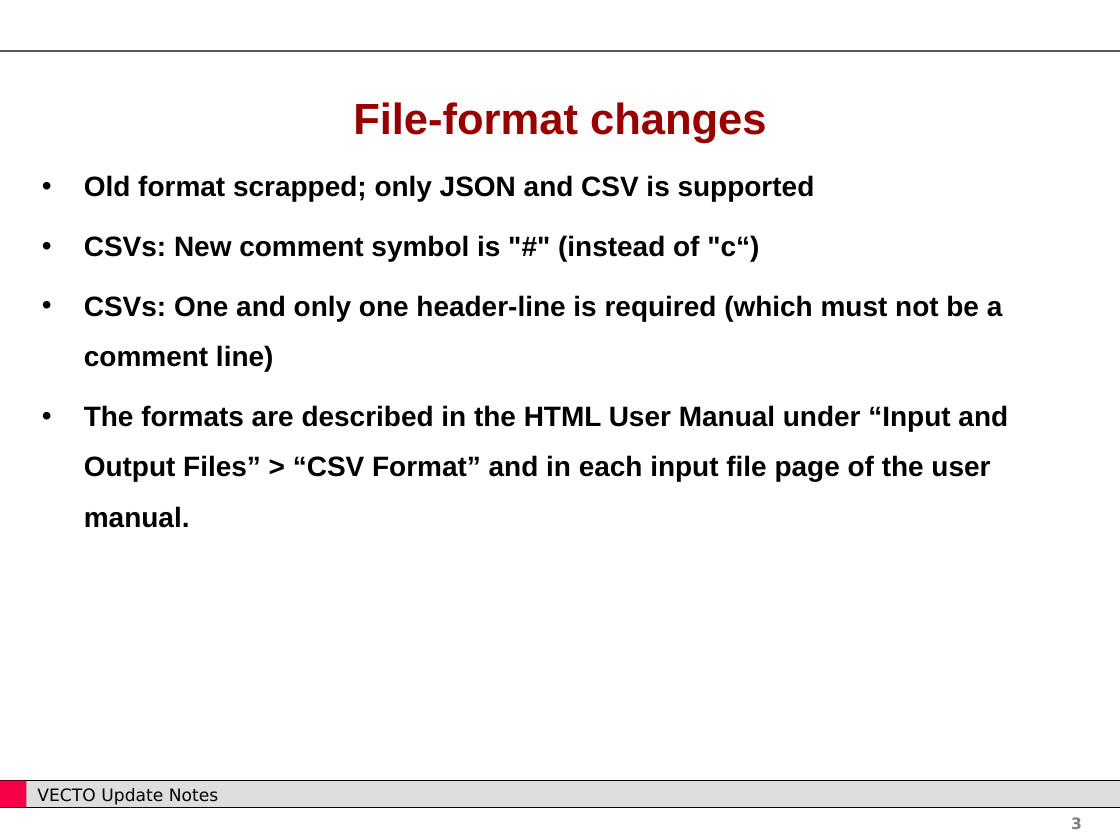
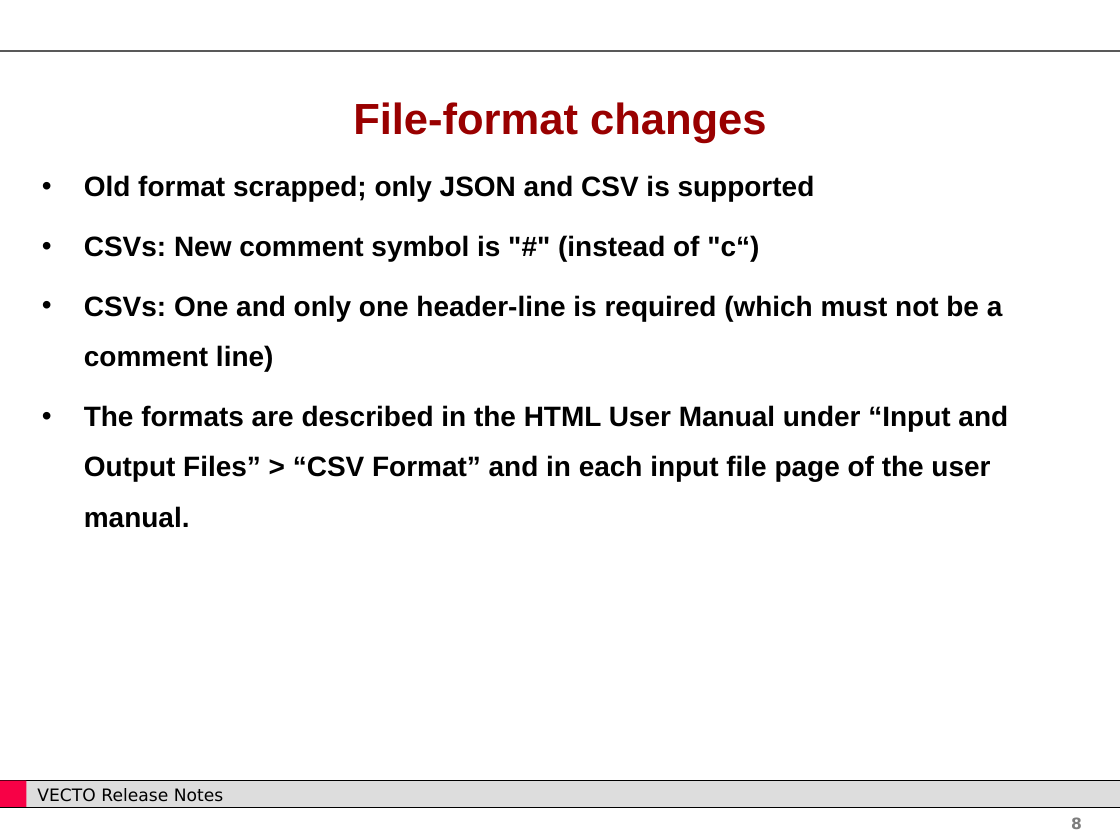
Before and after one commit to CLIMA-VECTO/vecto-sim, a slide deck: slide 8 of User Manual Source/Release Notes.pptx (slide 3 before the commit). Drawn at 1120x840 pixels with LibreOffice and Linux fonts; fonts in the diff are those of the drawing; background and template pictures are left out. Boxes give left, top, right and bottom in pixels: in the first picture for what was removed or moved away, otherwise in the second. Text is boxed around its words. In the diff, an @@ line names an element or a change of style, - is before the commit and + after.

```diff
--- a/User Manual Source/Release Notes.pptx
+++ b/User Manual Source/Release Notes.pptx
@@ text at box(37, 788, 223, 802): text changed @@
-VECTO Update Notes
+VECTO Release Notes
@@ page number at box(1071, 817, 1082, 829): text changed @@
-3
+8
```
Also in this commit, not shown: 57 other slides changed, 6 other files.
